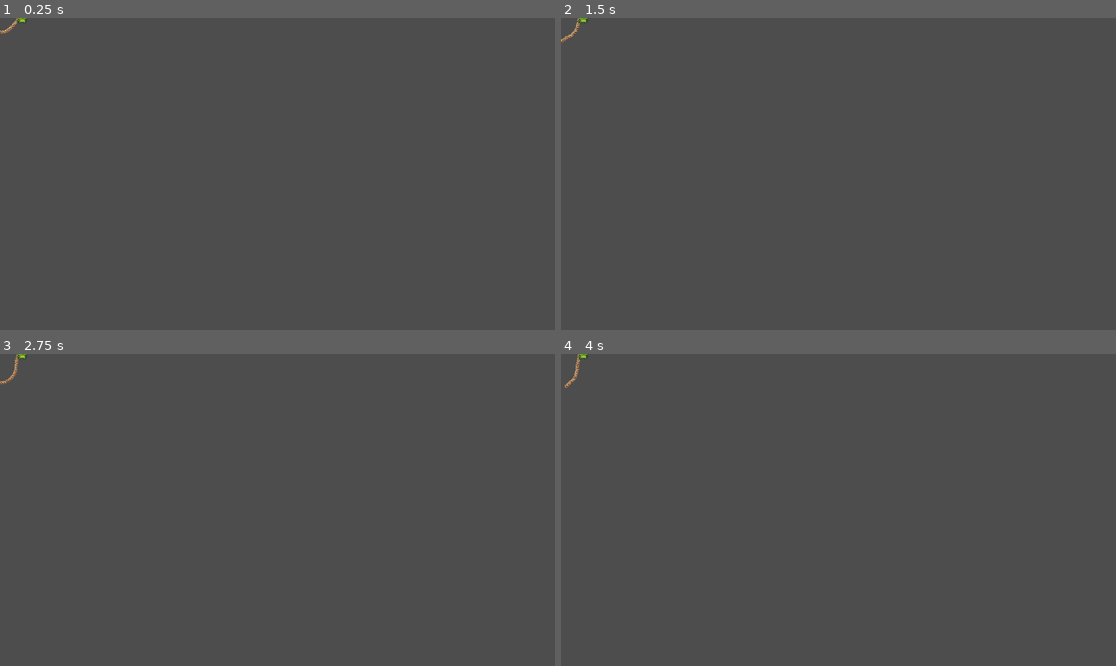
Above: before the commit, frames 1-4 (two rows, left to right).
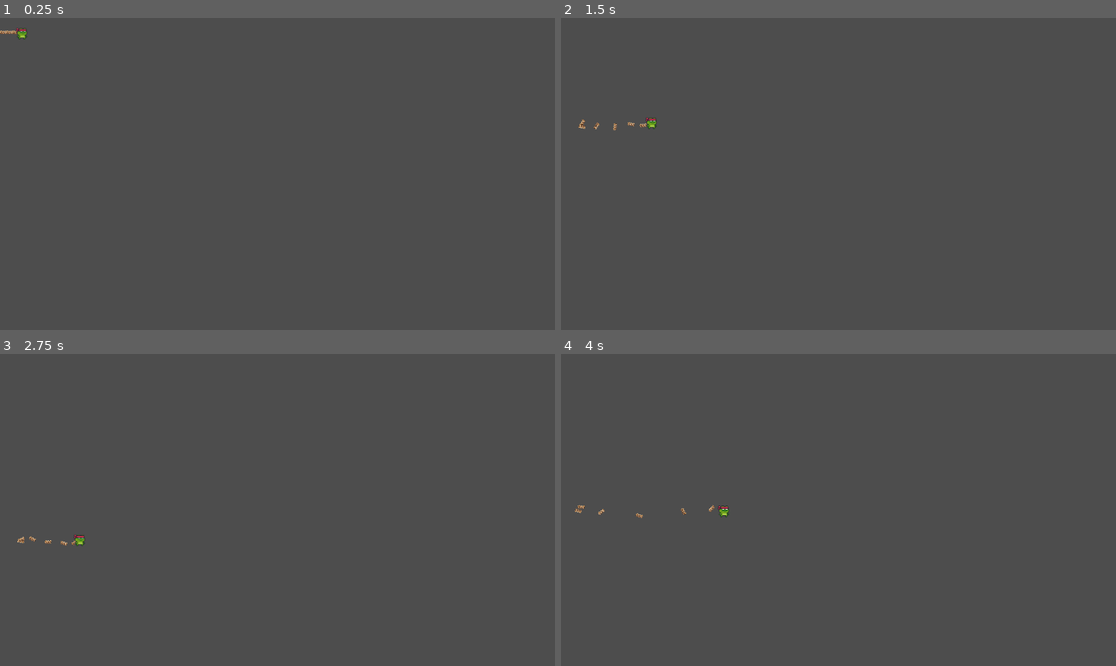
Above: after the commit, the same moments.

Repository: ZeinTonconi/ProyectoFinal---Infografia-2024
Game: Godot game, scene res://scences/Rope.tscn
Two runs of this game, one before a commit and one after it. Both use one fixed random seed, a clock stepped at 60 frames per second and the inputs below.
Inputs:
- Up to frame 1 (0.25 s): no input
- Up to frame 2 (1.5 s): hold Right (Right, bound only before the commit) from 0.53 s (still down); tap A (A, bound only before the commit) at 0.6 s; tap Up (Up, bound only before the commit) at 0.77, 1.07 s; tap D (D, bound only before the commit) at 0.8, 1.35 s
- Up to frame 3 (2.75 s): tap Up (Up, bound only before the commit) at 1.52, 1.82, 2.3 s; tap S (S) at 1.55, 2.1 s; release Right (Right, bound only before the commit) at 2.03 s; hold Left (Left, bound only before the commit) from 2.03 s (still down)
- Up to frame 4 (4 s): release Left (Left, bound only before the commit) at 2.78 s; hold Right (Right, bound only before the commit) from 2.78 s (still down); tap Up (Up, bound only before the commit) at 2.85, 3.02, 3.32, 3.77 s; tap A (A, bound only before the commit) at 3.05, 3.6 s; tap D (D, bound only before the commit) at 3.8 s

The runs differ from the first frame. In frame 1, 0.1% of the frame differs, in the area x 0-5%, y 0-7%; in frame 2, 0.2%; in frame 3, 0.2%; in frame 4, 0.2%, in the area x 0-31%, y 0-53%.

Commit message:
Move both characters

Diff:
--- a/project.godot
+++ b/project.godot
@@ -17,7 +17,7 @@
 
 [input]
 
-Up={
+"Up player 1"={
 "deadzone": 0.5,
 "events": [Object(InputEventKey,"resource_local_to_scene":false,"resource_name":"","device":0,"window_id":0,"alt_presse …(194 unchanged characters)…
 ]
@@ -27,14 +27,14 @@
 "events": [Object(InputEventKey,"resource_local_to_scene":false,"resource_name":"","device":0,"window_id":0,"alt_presse …(194 unchanged characters)…
 ]
 }
-Left={
+"Left player 1"={
 "deadzone": 0.5,
 "events": [Object(InputEventKey,"resource_local_to_scene":false,"resource_name":"","device":0,"window_id":0,"alt_presse …(194 unchanged characters)…
 ]
 }
-Right={
+"Right player 1"={
 "deadzone": 0.5,
-"events": [Object(InputEventKey,"resource_local_to_scene":false,"resource_name":"","device":0,"window_id":0,"alt_pressed":false,"shif …(180 unchanged characters)…
+"events": [Object(InputEventKey,"resource_local_to_scene":false,"resource_name":"","device":-1,"window_id":0,"alt_pressed":false,"shif …(180 unchanged characters)…
 ]
 }
 W={
@@ -47,12 +47,12 @@
 "events": [Object(InputEventKey,"resource_local_to_scene":false,"resource_name":"","device":0,"window_id":0,"alt_presse …(189 unchanged characters)…
 ]
 }
-A={
+"Left player 2"={
 "deadzone": 0.5,
 "events": [Object(InputEventKey,"resource_local_to_scene":false,"resource_name":"","device":0,"window_id":0,"alt_presse …(189 unchanged characters)…
 ]
 }
-D={
+"Right player 2"={
 "deadzone": 0.5,
 "events": [Object(InputEventKey,"resource_local_to_scene":false,"resource_name":"","device":0,"window_id":0,"alt_presse …(189 unchanged characters)…
 ]
--- a/scences/Rope.tscn
+++ b/scences/Rope.tscn
@@ -1,10 +1,13 @@
-[gd_scene load_steps=4 format=3 uid="uid://bi3xn1sksxo8d"]
+[gd_scene load_steps=5 format=3 uid="uid://bi3xn1sksxo8d"]
 
 [ext_resource type="Texture2D" uid="uid://cpd7bcutv5xnb" path="res://assets/Objects/Ropee.png" id="1_q5pwm"]
 [ext_resource type="PackedScene" uid="uid://b3yx4k5u7xex6" path="res://scences/player.tscn" id="2_jrtja"]
 
 [sub_resource type="RectangleShape2D" id="RectangleShape2D_jfv2e"]
 size = Vector2(274, 188.75)
+
+[sub_resource type="RectangleShape2D" id="RectangleShape2D_si3dw"]
+size = Vector2(704.25, 20)
 
 [node name="Rope" type="Node2D"]
 
@@ -26,6 +29,7 @@
 position = Vector2(-26, 1)
 node_a = NodePath("../Rope1")
 node_b = NodePath("../Rope2")
+bias = 0.9
 
 [node name="Rope2" type="RigidBody2D" parent="."]
 position = Vector2(-19, 1)
@@ -124,3 +128,20 @@
 
 [node name="Player" parent="." instance=ExtResource("2_jrtja")]
 position = Vector2(47, -4)
+collision_mask = 2
+
+[node name="StaticBody2D" type="StaticBody2D" parent="."]
+collision_layer = 3
+
+[node name="CollisionShape2D" type="CollisionShape2D" parent="StaticBody2D"]
+position = Vector2(255.125, 411)
+shape = SubResource("RectangleShape2D_si3dw")
+
+[node name="Player2" parent="." instance=ExtResource("2_jrtja")]
+position = Vector2(-41, -2)
+collision_mask = 2
+isPlayer1 = false
+
+[node name="PinJoint2D7" type="PinJoint2D" parent="."]
+node_a = NodePath("../Rope1")
+node_b = NodePath("../Player2")
--- a/scences/player.gd
+++ b/scences/player.gd
@@ -1,3 +1,31 @@
 extends CharacterBody2D
 
+@export var isPlayer1 = true
+
+var SPEED = 150
+var GRAVITY = ProjectSettings.get_setting("physics/2d/default_gravity")
+var JUMP_SPEED = -600
+
 var input_vector
+
+func _ready() -> void:
+	if isPlayer1:
+		input_vector = [
+			"Right player 1",
+			"Left player 1"
+		]
+	else:
+		input_vector = [
+			"Right player 2",
+			"Left player 2"
+		]
+
+func _physics_process(delta: float) -> void:
+	var right = Input.get_action_strength(input_vector[0]) - Input.get_action_strength(input_vector[1])
+	velocity.x = right * SPEED
+	velocity.y += GRAVITY * delta
+
+	if Input.is_action_just_pressed("ui_up") and is_on_floor():
+		velocity.y = JUMP_SPEED
+
+	move_and_slide()
